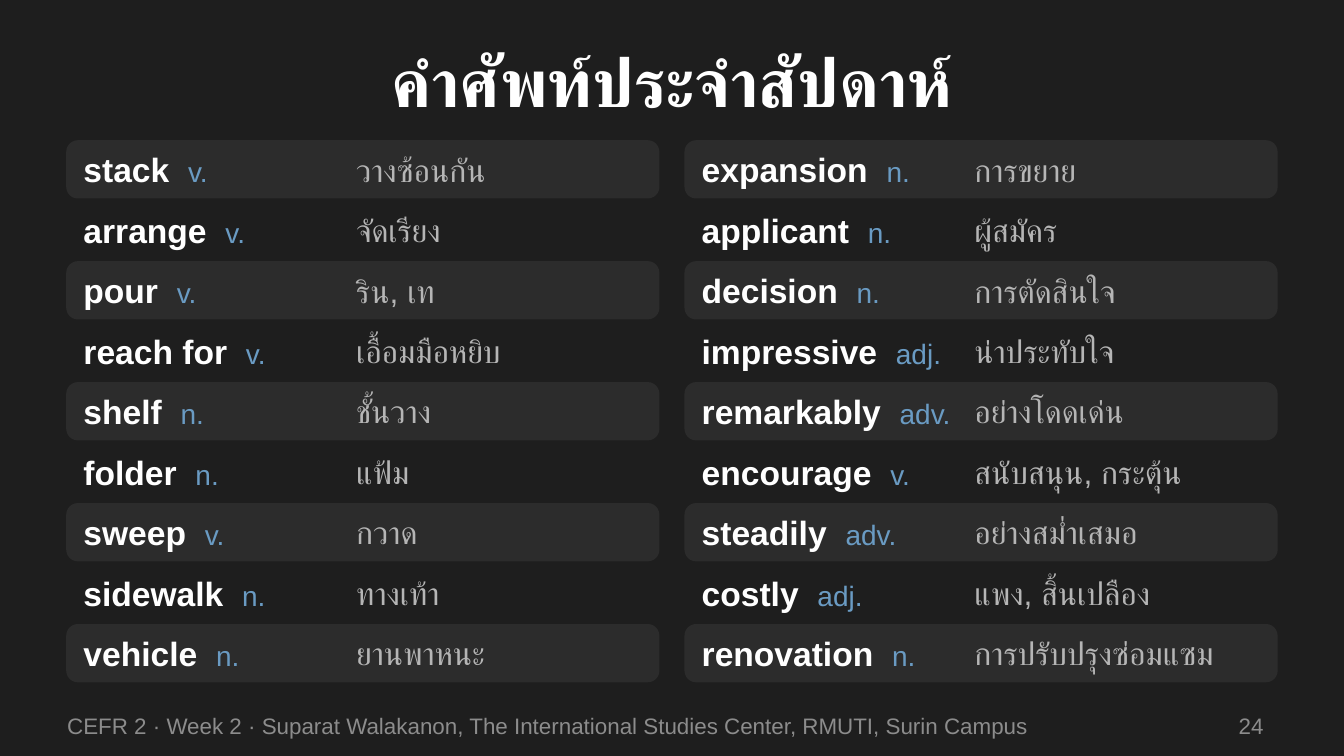
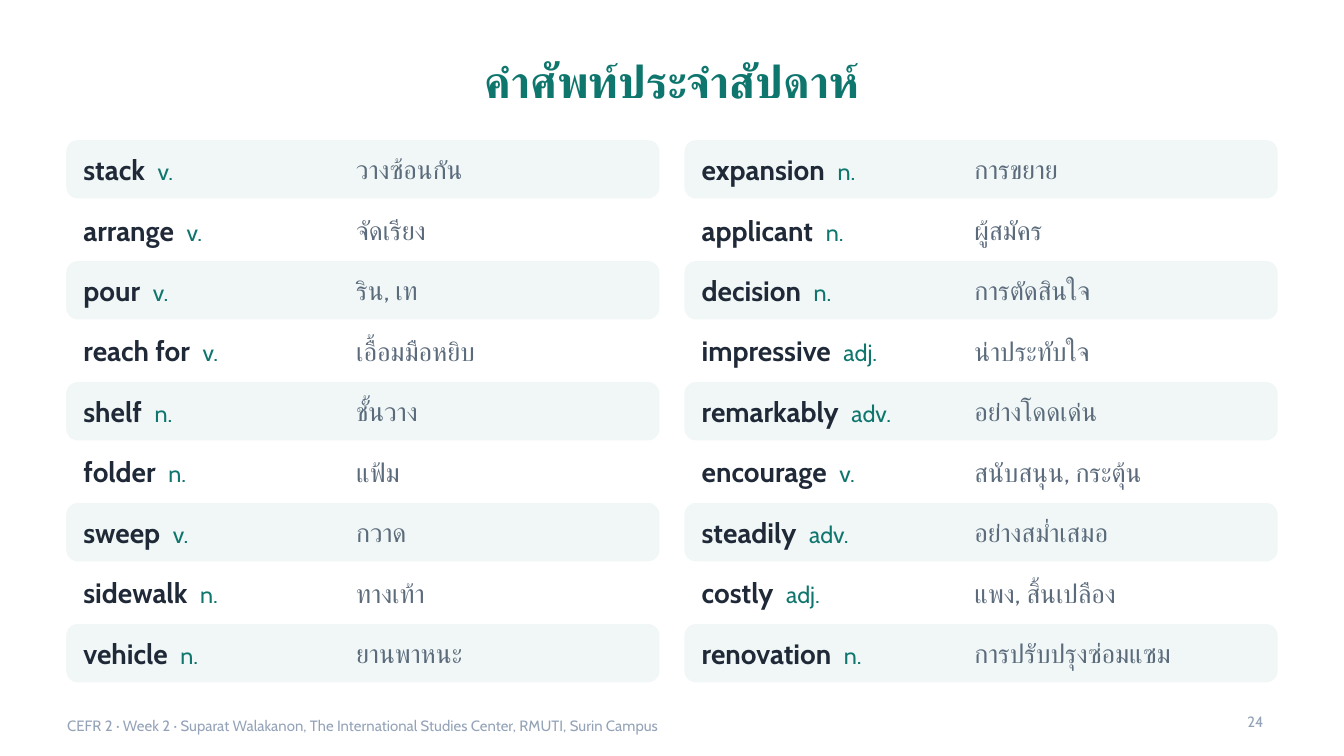
Before and after one commit to surin-english-hub/cefr2, a slide deck: slide 24 of docs/week-02/Week02_Part1_Photographs_Part5_WordForm.pptx. Drawn at 1344x756 pixels with LibreOffice and Linux fonts; fonts in the diff are those of the drawing. Boxes give left, top, right and bottom in pixels: in the first picture for what was removed or moved away, otherwise in the second. Text is boxed around its words. In the diff, an @@ line names an element or a change of style, - is before the commit and + after.

```diff
--- a/docs/week-02/Week02_Part1_Photographs_Part5_WordForm.pptx
+++ b/docs/week-02/Week02_Part1_Photographs_Part5_WordForm.pptx
@@ background #1E1E1E to #FFFFFF @@
@@ title "คำศัพท์ประจำสัปดาห์" at (485,63,859,99): size 36 to 24 pt, font Arial to Cabin, text colour #FFFFFF to #0F766E @@
@@ text "stack v." at (83,159,173,181): size 18 to 15 pt, text colour #FFFFFF to #1F2937 in "stack"; size 15 to 12.5 pt, text colour #6A9BC3 to #0F766E in "v."; font Arial to Cabin @@
@@ text "expansion n." at (702,160,856,187): size 18 to 15 pt, text colour #FFFFFF to #1F2937 in "expansion"; size 15 to 12.5 pt, text colour #6A9BC3 to #0F766E in "n."; font Arial to Cabin @@
@@ text "arrange v." at (83,226,202,247): size 18 to 15 pt, text colour #FFFFFF to #1F2937 in "arrange"; size 15 to 12.5 pt, text colour #6A9BC3 to #0F766E in "v."; font Arial to Cabin @@
@@ text "applicant n." at (702,220,844,247): size 18 to 15 pt, text colour #FFFFFF to #1F2937 in "applicant"; size 15 to 12.5 pt, text colour #6A9BC3 to #0F766E in "n."; font Arial to Cabin @@
@@ text "pour v." at (83,286,168,307): size 18 to 15 pt, text colour #FFFFFF to #1F2937 in "pour"; size 15 to 12.5 pt, text colour #6A9BC3 to #0F766E in "v."; font Arial to Cabin @@
@@ text "decision n." at (702,280,832,302): size 18 to 15 pt, text colour #FFFFFF to #1F2937 in "decision"; size 15 to 12.5 pt, text colour #6A9BC3 to #0F766E in "n."; font Arial to Cabin @@
@@ text "reach for v." at (83,340,218,362): size 18 to 15 pt, text colour #FFFFFF to #1F2937 in "reach for"; size 15 to 12.5 pt, text colour #6A9BC3 to #0F766E in "v."; font Arial to Cabin @@
@@ text "impressive adj." at (702,341,877,368): size 18 to 15 pt, text colour #FFFFFF to #1F2937 in "impressive"; size 15 to 12.5 pt, text colour #6A9BC3 to #0F766E in "adj."; font Arial to Cabin @@
@@ text "shelf n." at (83,401,173,423): size 18 to 15 pt, text colour #FFFFFF to #1F2937 in "shelf"; size 15 to 12.5 pt, text colour #6A9BC3 to #0F766E in "n."; font Arial to Cabin @@
@@ text "remarkably adv." at (702,401,891,428): size 18 to 15 pt, text colour #FFFFFF to #1F2937 in "remarkably"; size 15 to 12.5 pt, text colour #6A9BC3 to #0F766E in "adv."; font Arial to Cabin @@
@@ text "folder n." at (83,461,186,483): size 18 to 15 pt, text colour #FFFFFF to #1F2937 in "folder"; size 15 to 12.5 pt, text colour #6A9BC3 to #0F766E in "n."; font Arial to Cabin @@
@@ text "encourage v." at (702,467,854,489): size 18 to 15 pt, text colour #FFFFFF to #1F2937 in "encourage"; size 15 to 12.5 pt, text colour #6A9BC3 to #0F766E in "v."; font Arial to Cabin @@
@@ text "sweep v." at (83,529,188,549): size 18 to 15 pt, text colour #FFFFFF to #1F2937 in "sweep"; size 15 to 12.5 pt, text colour #6A9BC3 to #0F766E in "v."; font Arial to Cabin @@
@@ text "steadily adv." at (702,522,849,549): size 18 to 15 pt, text colour #FFFFFF to #1F2937 in "steadily"; size 15 to 12.5 pt, text colour #6A9BC3 to #0F766E in "adv."; font Arial to Cabin @@
@@ text "sidewalk n." at (83,582,218,604): size 18 to 15 pt, text colour #FFFFFF to #1F2937 in "sidewalk"; size 15 to 12.5 pt, text colour #6A9BC3 to #0F766E in "n."; font Arial to Cabin @@
@@ text "costly adj." at (702,582,820,610): size 18 to 15 pt, text colour #FFFFFF to #1F2937 in "costly"; size 15 to 12.5 pt, text colour #6A9BC3 to #0F766E in "adj."; font Arial to Cabin @@
@@ text "vehicle n." at (83,643,198,665): size 18 to 15 pt, text colour #FFFFFF to #1F2937 in "vehicle"; size 15 to 12.5 pt, text colour #6A9BC3 to #0F766E in "n."; font Arial to Cabin @@
@@ fill #2C2C2C to #F0F7F6; outline #2C2C2C 1 pt to #F0F7F6 1 pt in 10 elements at (67,141,659,198), (67,262,659,319), (67,383,659,439), (67,504,659,560), (67,625,659,681), (685,141,1277,198), (685,262,1277,319), (685,383,1277,439), (685,504,1277,560), (685,625,1277,681) @@
@@ text "renovation n." at (702,644,862,665): size 18 to 15 pt, text colour #FFFFFF to #1F2937 in "renovation"; size 15 to 12.5 pt, text colour #6A9BC3 to #0F766E in "n."; font Arial to Cabin @@
@@ size 17 to 14 pt, font Arial to Cabin, text colour #B5B5B5 to #5B6B7C in 18 elements at (356,159,463,179), (356,220,426,240), (356,280,417,303), (356,341,475,361), (356,401,417,421), (356,462,400,482), (356,528,406,542), (356,583,425,603), (356,649,462,663), (974,165,1057,179), (974,220,1042,247), (974,280,1090,300), (974,341,1089,361), (974,401,1097,421), (974,462,1142,489), (974,522,1108,542), (974,583,1116,606), (974,643,1171,670) @@
@@ text "CEFR 2 · Week 2 ..." at (67,720,658,735): size 12 to 8 pt, font Arial to Cabin, text colour #8C8C8C to #94A3B8 @@
@@ page number at (1247,716,1263,727): size 12 to 8 pt, font Arial to Cabin, text colour #8C8C8C to #94A3B8 @@
```
Also in this commit, not shown: 24 other slides changed, 2 other files.
